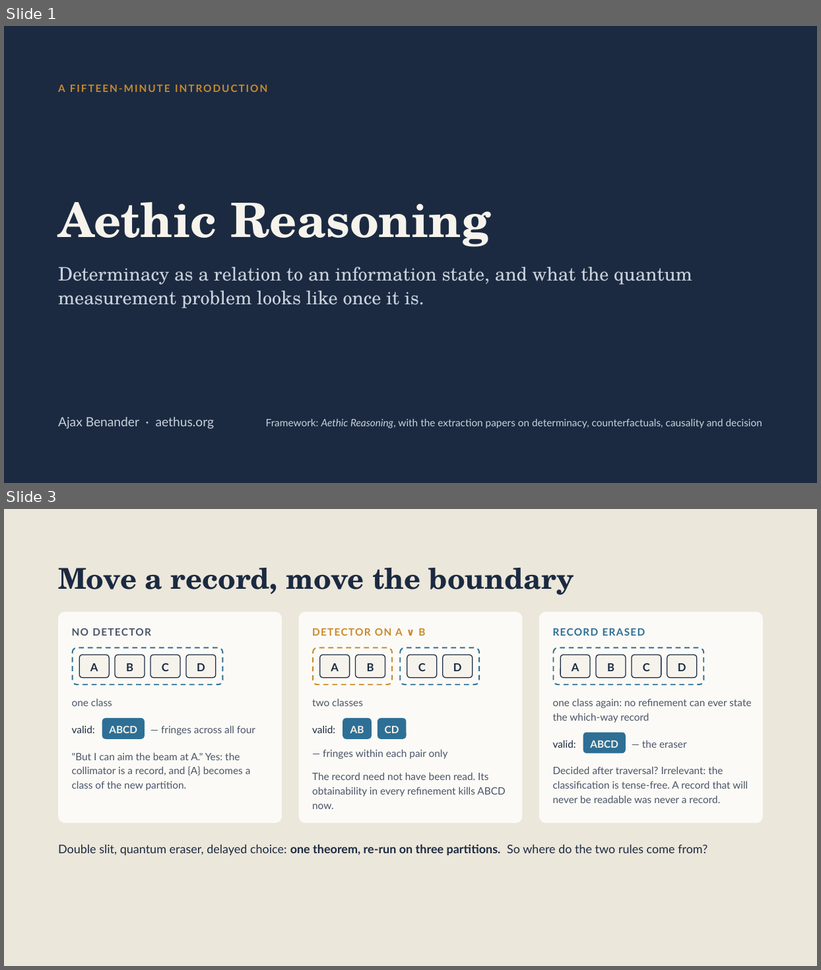
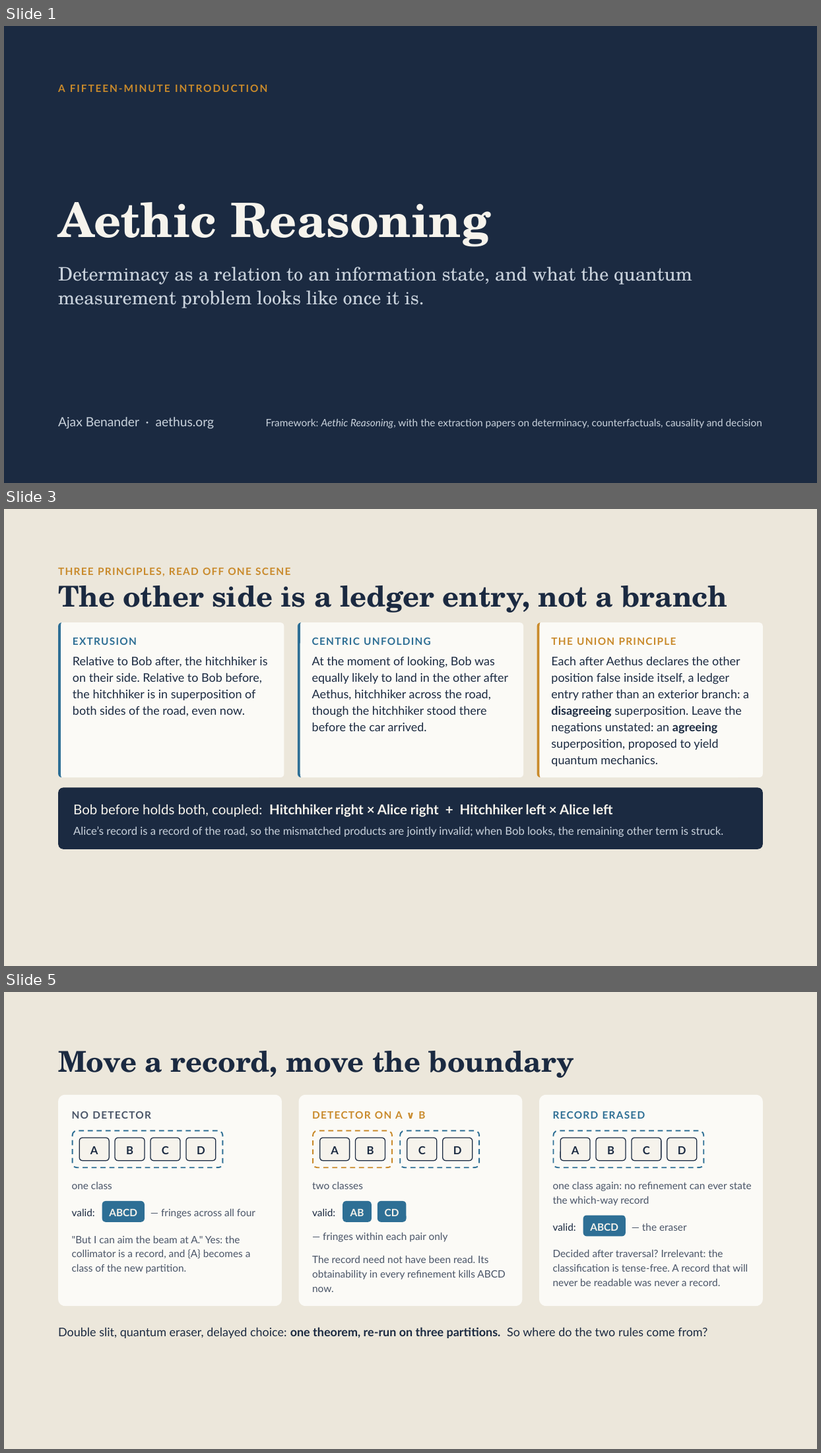
Before and after one commit to brunchwnewton/aethic-code, a slide deck: files/slides/aethic_reasoning_15_mins/Aethic Reasoning in 15 Minutes.pptx. Shown one above the other, each under a label of ours: slides 1 and 3 before the commit, slides 1, 3 and 5 after it; the slides between them are not shown. The pictures are 821x970 and 821x1453 pixels, drawn with LibreOffice and Linux fonts; fonts in the diff are those of the drawing. Boxes give left, top, right and bottom in pixels: in the first picture for what was removed or moved away, otherwise in the second. Text is boxed around its words. In the diff, an @@ line names an element or a change of style, - is before the commit and + after.

Commit message:
update slides

```diff
--- a/files/slides/aethic_reasoning_15_mins/Aethic Reasoning in 15 Minutes.pptx
+++ b/files/slides/aethic_reasoning_15_mins/Aethic Reasoning in 15 Minutes.pptx
@@ slide 3 added at (4,509,817,966), background #ECE7DB @@
@@ text added at (58,567,290,576), 12 pt, text #C98A2B, bold @@
+THREE PRINCIPLES, READ OFF ONE SCENE
@@ title added at (58,586,728,613), 34 pt, text #1B2A41, bold @@
+The other side is a ledger entry, not a branch
@@ rounded rectangle added at (58,623,284,778), fill #FBFAF6 @@
@@ freeform shape added at (58,623,284,778), fill #2E6F95 @@
@@ rounded rectangle added at (298,623,523,778), fill #FBFAF6 @@
@@ freeform shape added at (298,623,523,778), fill #2E6F95 @@
@@ rounded rectangle added at (537,623,763,778), fill #FBFAF6 @@
@@ freeform shape added at (537,623,763,778), fill #C98A2B @@
@@ text added at (73,637,137,645), 12 pt, text #2E6F95, bold @@
+EXTRUSION
@@ text added at (312,637,431,645), 12 pt, text #2E6F95, bold @@
+CENTRIC UNFOLDING
@@ text added at (551,637,677,645), 12 pt, text #C98A2B, bold @@
+THE UNION PRINCIPLE
@@ text added at (73,656,267,716), 14 pt, text #1B2A41 @@
+Relative to Bob after, the hitchhiker is on their side. Relative to Bob before, the hitchhiker is in superposition of both sides of the road, even now.
@@ text added at (312,656,508,731), 14 pt, text #1B2A41 @@
+At the moment of looking, Bob was equally likely to land in the other after Aethus, hitchhiker across the road, though the hitchhiker stood there before the car arrived.
@@ text added at (551,656,749,766), 14 pt, text #1B2A41 @@
+Each after Aethus declares the other position false inside itself, a ledger entry rather than an exterior branch: a disagreeing superposition. Leave the negations unstated: an agreeing superposition, proposed to yield quantum mechanics.
@@ rounded rectangle added at (58,788,764,850), fill #1B2A41 @@
@@ text added at (73,804,613,817), 16 pt, text #F6F3EC, bold @@
+Bob before holds both, coupled: Hitchhiker right × Alice right + Hitchhiker left × Alice left
@@ text added at (73,826,723,837), 13 pt, text #C9D2DC @@
+Alice’s record is a record of the road, so the mismatched products are jointly invalid; when Bob looks, the remaining other term is struck.
@@ what was slide 3 is now slide 5 @@
```
Also in this commit, not shown: 1 other slide added, 3 other files.
